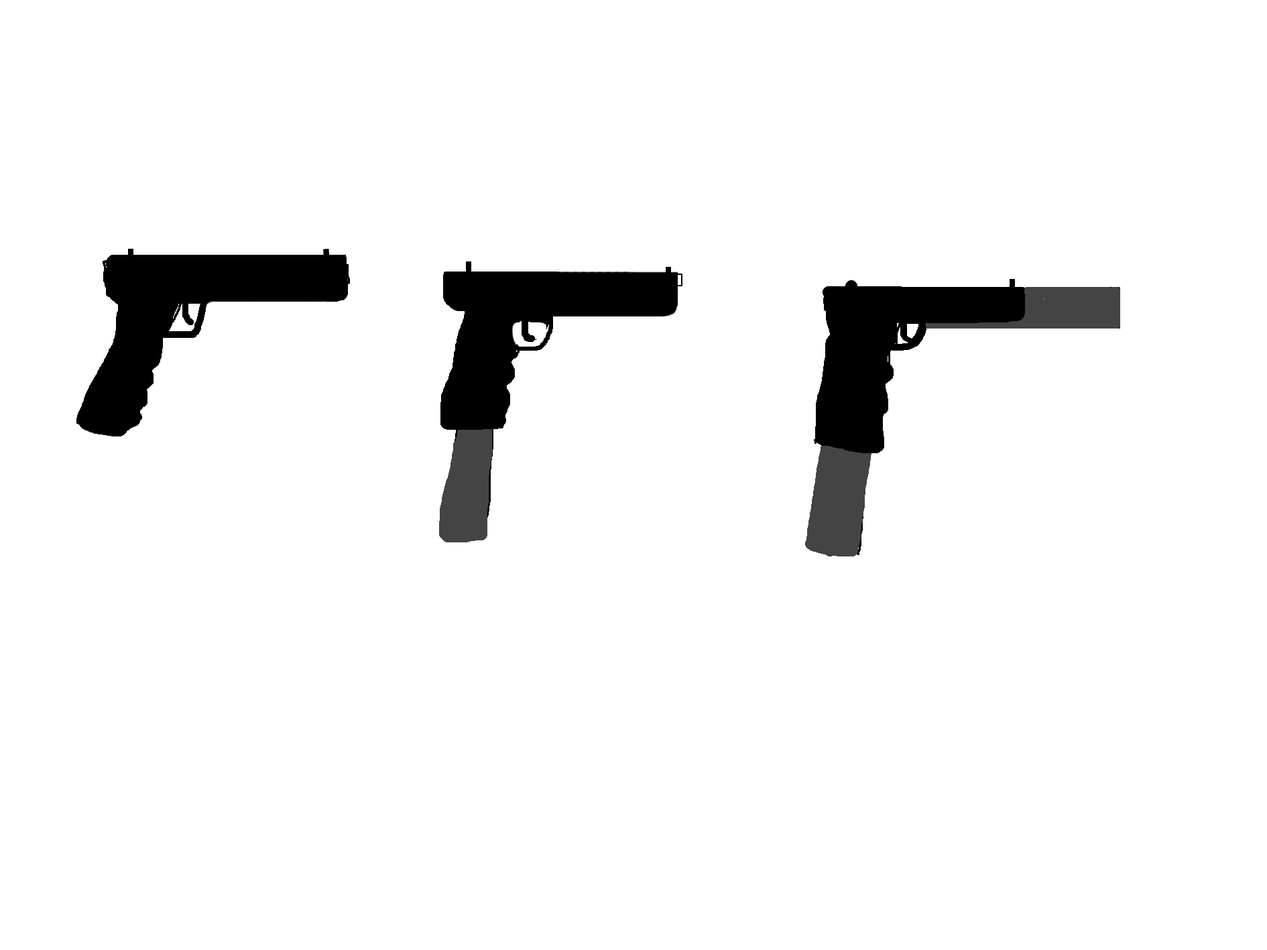
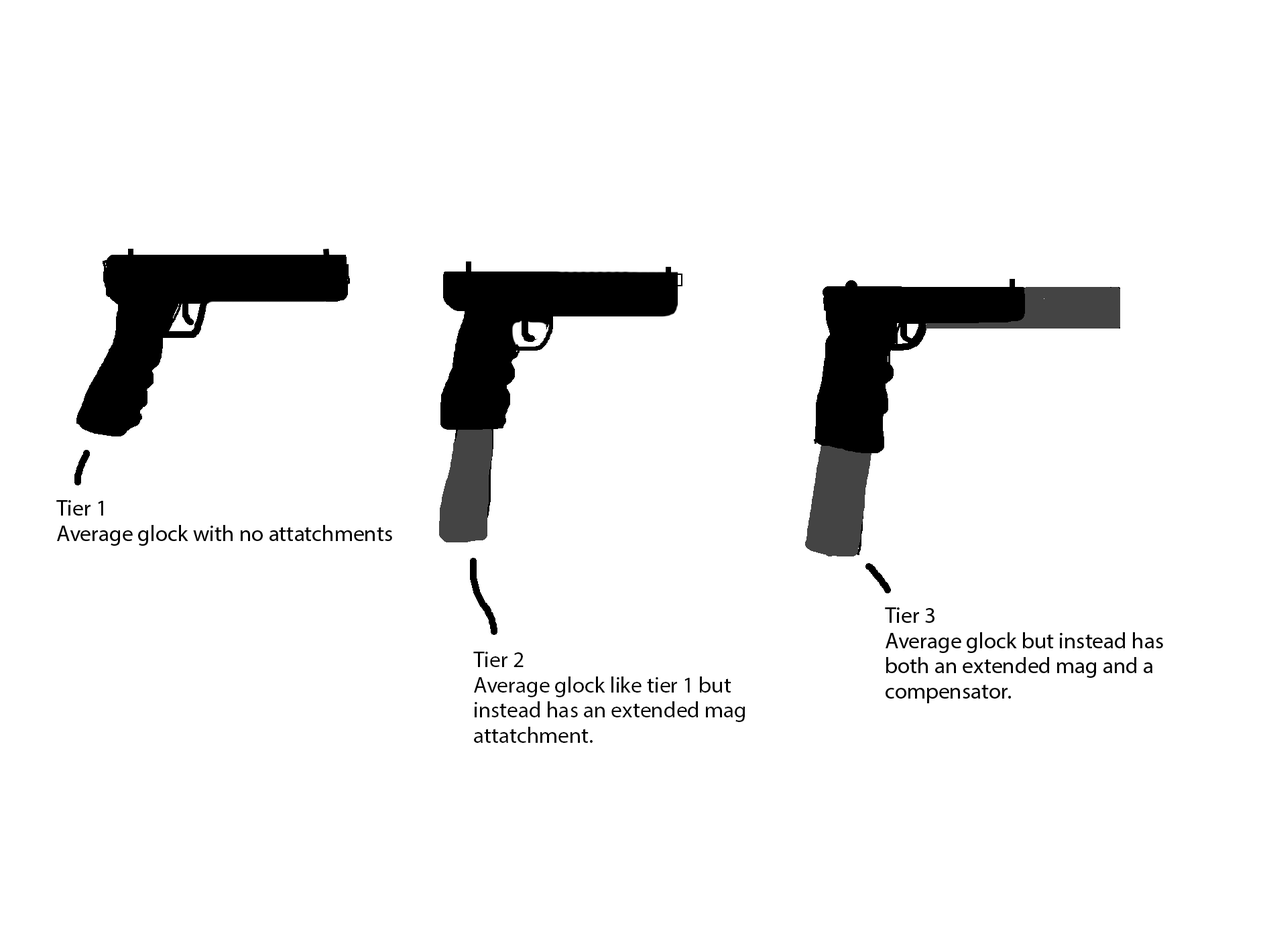
Comparing the layer stacks of the two 1267px x 950px images. Changes:
added layer "Tier 3 Average glock but instead has both an extended mag and" above "Line 3" over [865, 563, 1164, 704]
added layer "Tier 2 Average glock like tier 1 but instead has an extended m" above "Layer 2" over [473, 651, 745, 743]
added layer "Layer 2" above "Tier 1 Average glock with no attatchments" over [469, 557, 498, 635]
added layer "Tier 1 Average glock with no attatchments" above "Layer 1" over [56, 449, 393, 546]
